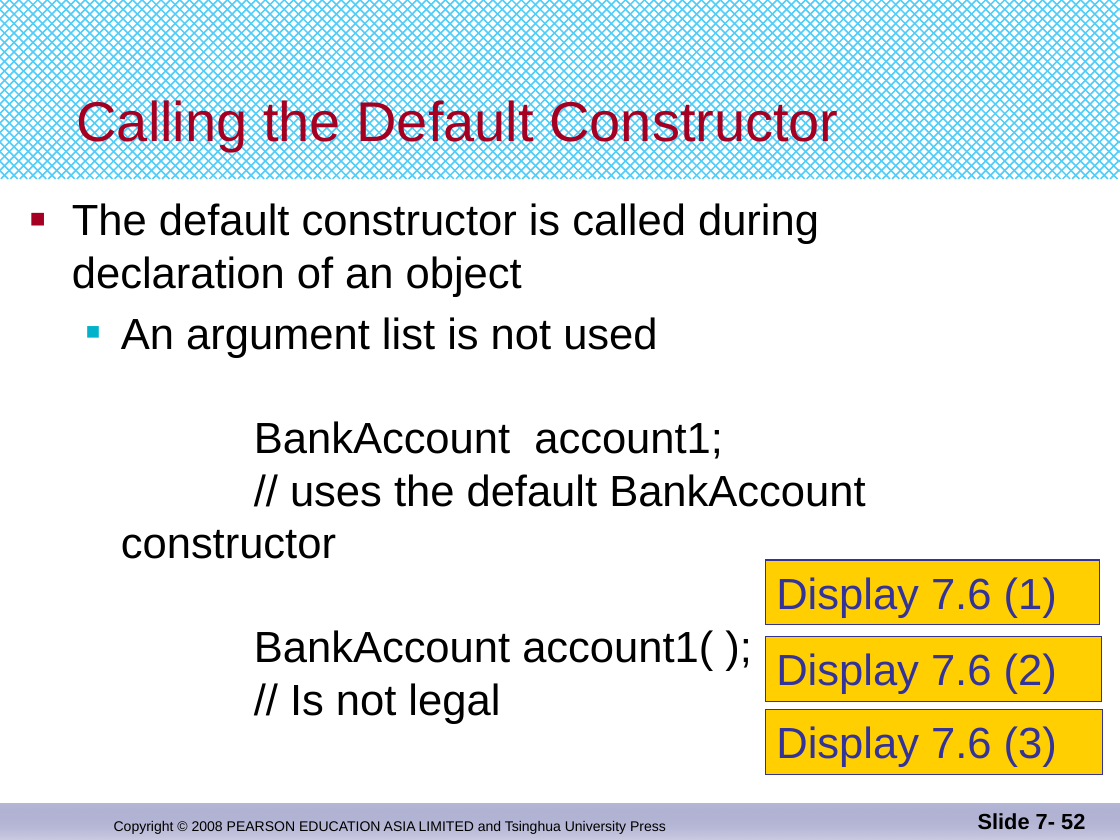
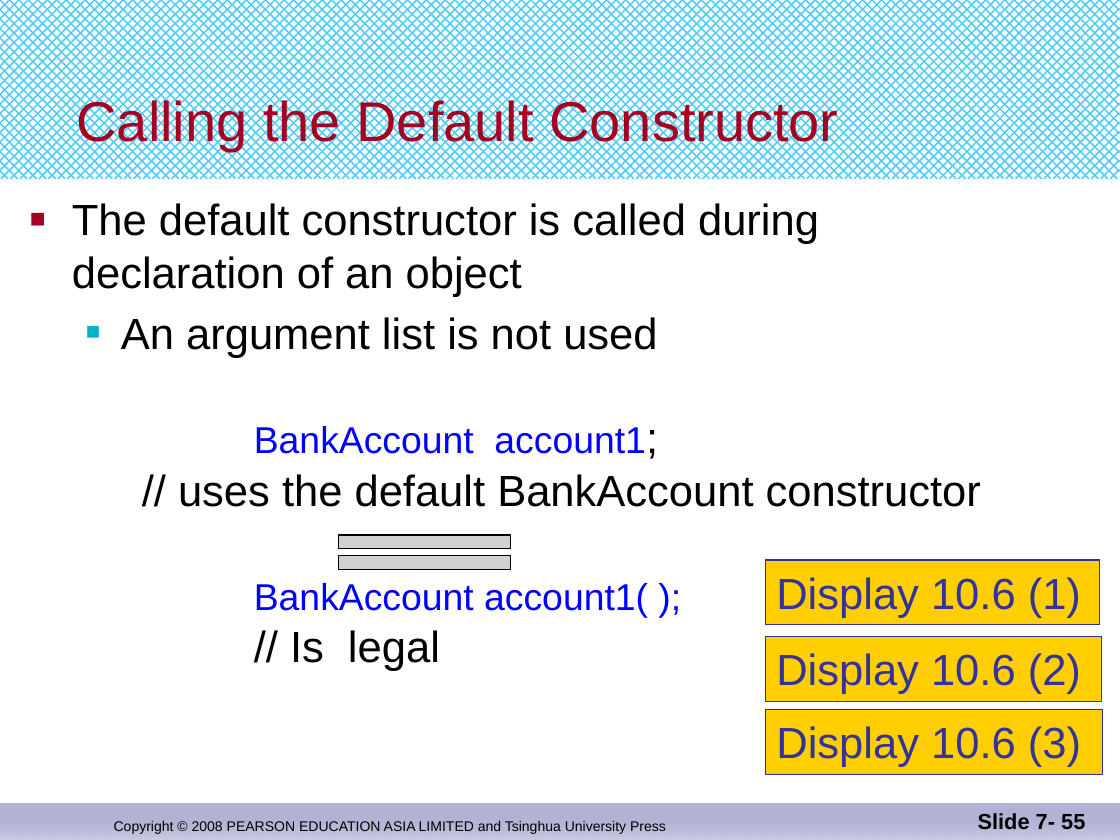
Before and after one commit to djuanbei/CPLUSPLUS, a slide deck: slide 55 of ppt/Chapter 10.pptx (slide 52 before the commit). Drawn at 1120x840 pixels with LibreOffice and Linux fonts; fonts in the diff are those of the drawing; grey boxes stand for pictures. Boxes give left, top, right and bottom in pixels: in the first picture for what was removed or moved away, otherwise in the second. Text is boxed around its words. In the diff, an @@ line names an element or a change of style, - is before the commit and + after.

Commit message:
ok

```diff
--- a/ppt/Chapter 10.pptx
+++ b/ppt/Chapter 10.pptx
@@ text at box(121, 317, 981, 671): text changed @@
-  ■ An argument list is not used
-    BankAccount account1;
-    // uses the default BankAccount constructor
-    BankAccount account1( );
-    // Is not legal
+  ■ An argument list is not used
+    BankAccount account1;
+    // uses the default BankAccount constructor
+    BankAccount account1( );
+    // Is legal
@@ picture added at box(308, 523, 542, 582) @@
@@ text in rectangle at box(776, 577, 1081, 618): text changed @@
-Display 7.6 (1)
+Display 10.6 (1)
@@ text in rectangle at box(776, 653, 1081, 694): text changed @@
-Display 7.6 (2)
+Display 10.6 (2)
@@ text in rectangle at box(776, 726, 1081, 767): text changed @@
-Display 7.6 (3)
+Display 10.6 (3)
@@ page number at box(978, 813, 1085, 829): text changed @@
-Slide 7- 52
+Slide 7- 55
```
Also in this commit, not shown: 43 other slides changed, 4 slides added, 1 slide removed.
